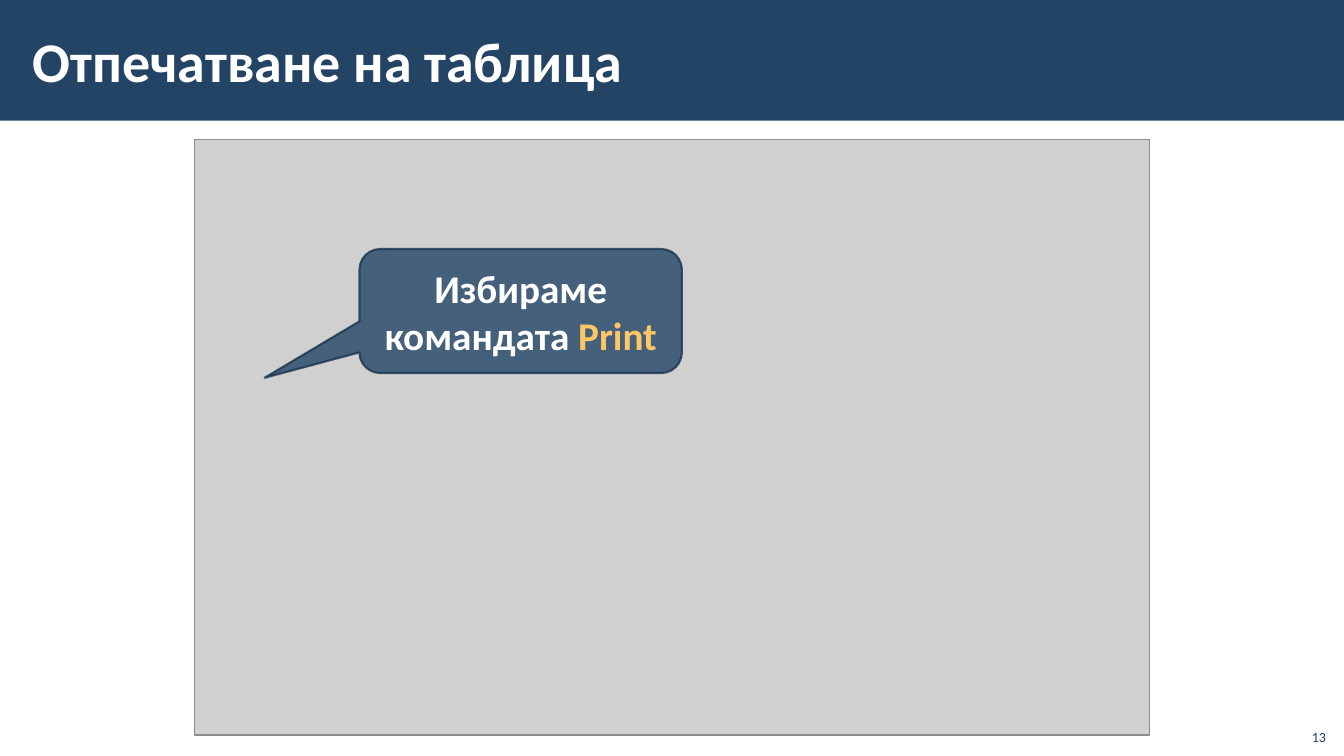
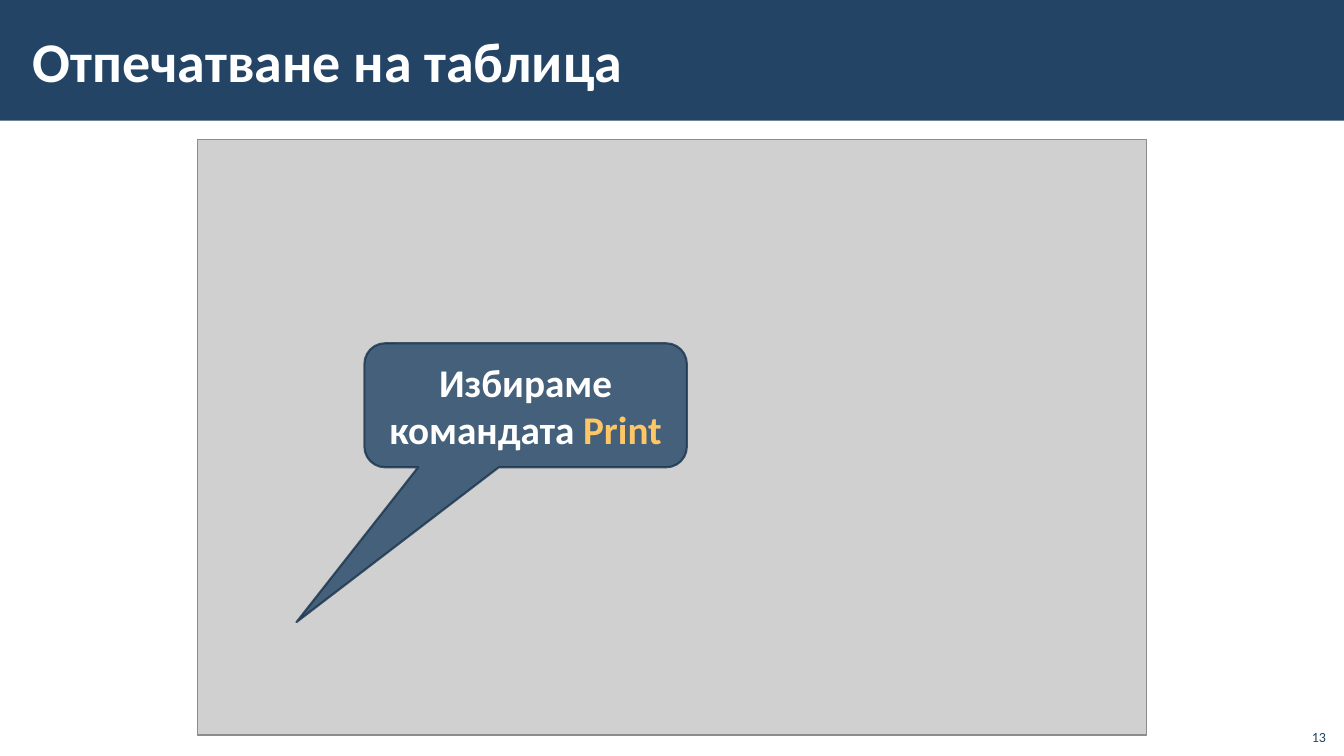
Before and after one commit to BG-IT-Edu/School-Programming, a slide deck: slide 13 of Courses/Computer-Modeling-and-IT/Computer-Modeling-and-IT-6-Class/11-Print-Table/11-Print-Table.pptx. Drawn at 1344x756 pixels with LibreOffice and Linux fonts; fonts in the diff are those of the drawing; grey boxes stand for pictures; background and template pictures are left out. Boxes give left, top, right and bottom in pixels: in the first picture for what was removed or moved away, otherwise in the second. Text is boxed around its words. In the diff, an @@ line names an element or a change of style, - is before the commit and + after.

```diff
--- a/Courses/Computer-Modeling-and-IT/Computer-Modeling-and-IT-6-Class/11-Print-Table/11-Print-Table.pptx
+++ b/Courses/Computer-Modeling-and-IT/Computer-Modeling-and-IT-6-Class/11-Print-Table/11-Print-Table.pptx
@@ picture: place and size @@
-picture at [195,140,1150,735]
+picture at [198,140,1146,735]
@@ rounded speech box "Избираме командата Print": place and size @@
-rounded speech box "Избираме командата Print" at [360,249,683,373]
+rounded speech box "Избираме командата Print" at [365,344,688,468]
@@ rounded speech box "Избираме командата Print" at [365,344,688,468]: proportions changed @@
```
Also in this commit, not shown: 6 other slides changed.
